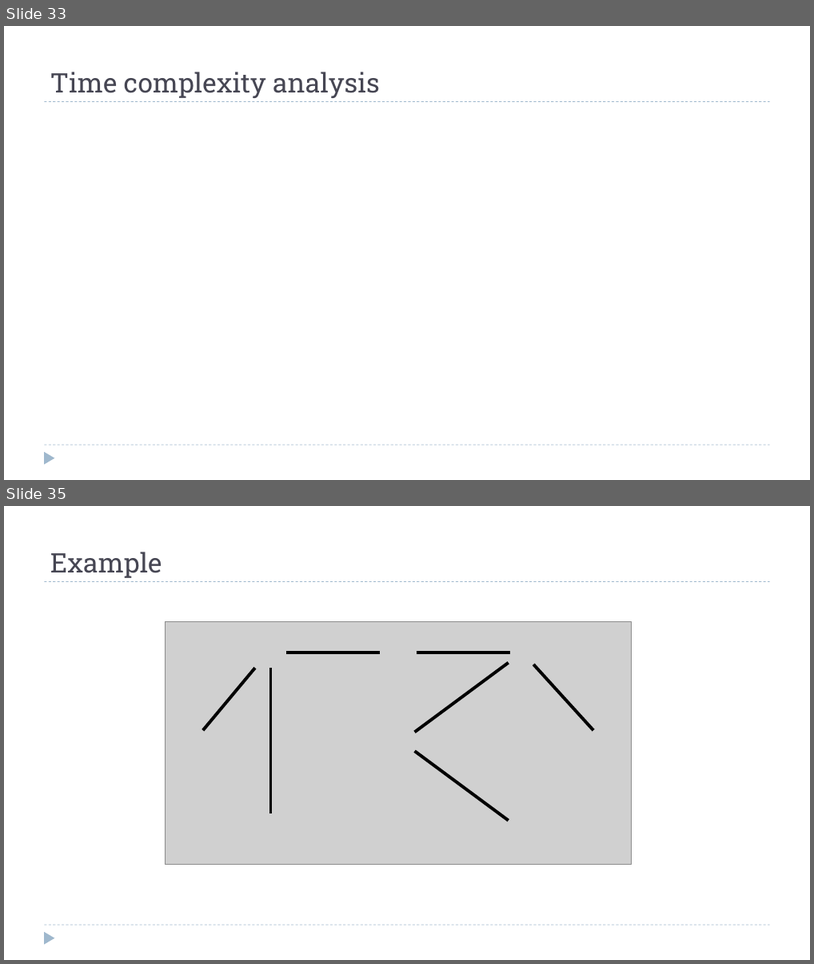
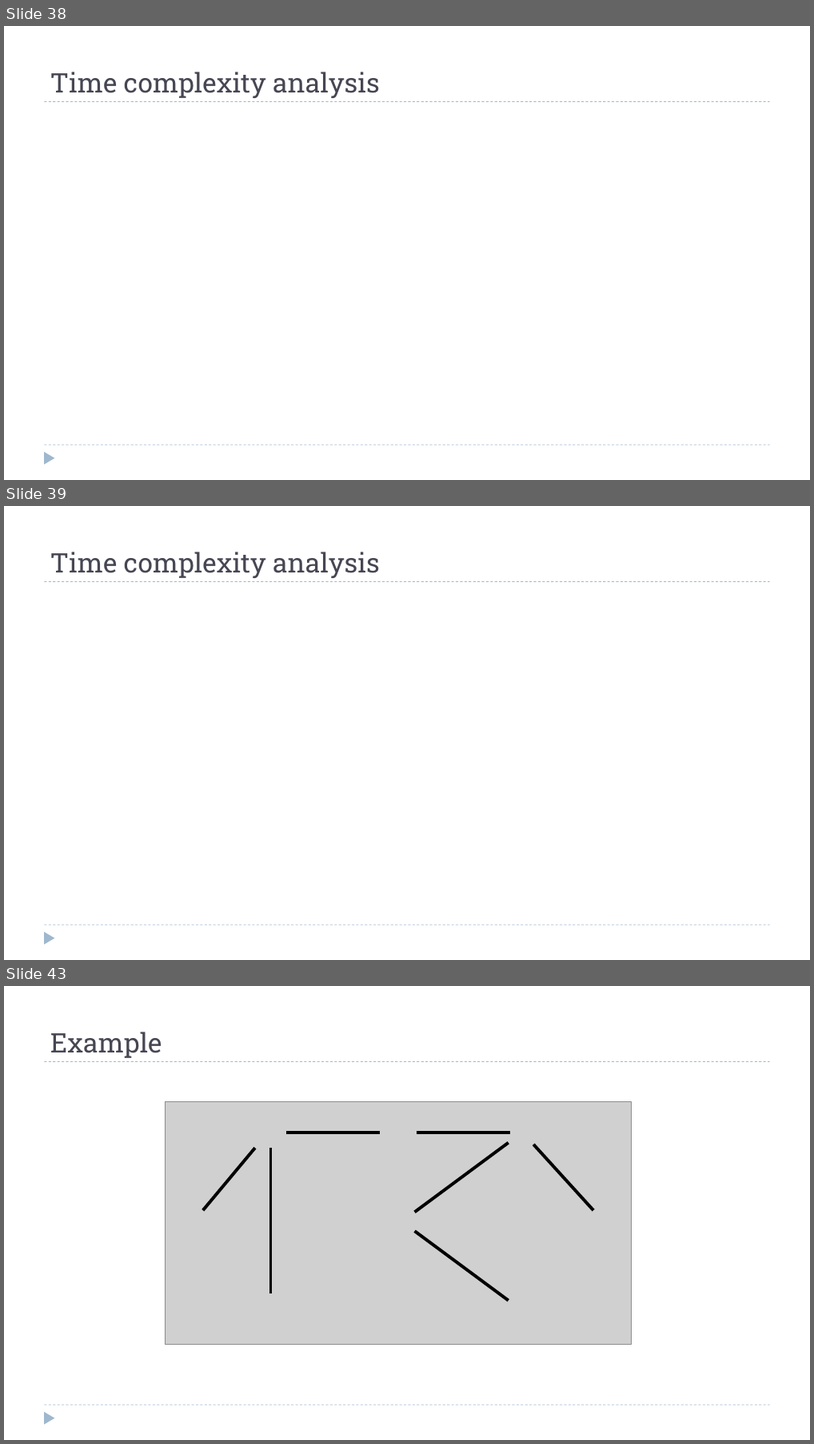
Before and after one commit to dsc-courses/dsc40b-2025-wi, a slide deck: materials/lectures/16-prim/slides.pptx. Shown one above the other, each under a label of ours: slides 33 and 35 before the commit, slides 38, 39 and 43 after it; the slides between them are not shown. The pictures are 814x964 and 814x1444 pixels, drawn with LibreOffice and Linux fonts; fonts in the diff are those of the drawing; grey boxes stand for pictures. Boxes give left, top, right and bottom in pixels: in the first picture for what was removed or moved away, otherwise in the second. Text is boxed around its words. In the diff, an @@ line names an element or a change of style, - is before the commit and + after.

```diff
--- a/materials/lectures/16-prim/slides.pptx
+++ b/materials/lectures/16-prim/slides.pptx
@@ slide 39 added at [4, 506, 810, 960], background #FFFFFF; not listed: 3 template elements that a slide beside it also shows @@
@@ title added at [50, 552, 380, 578], 32 pt, text #464653 @@
+Time complexity analysis
@@ what was slide 33 is now slide 38 @@
@@ what was slide 35 is now slide 43 @@
```
Also in this commit, not shown: 2 slides changed, 7 other slides added, 22 other files.
